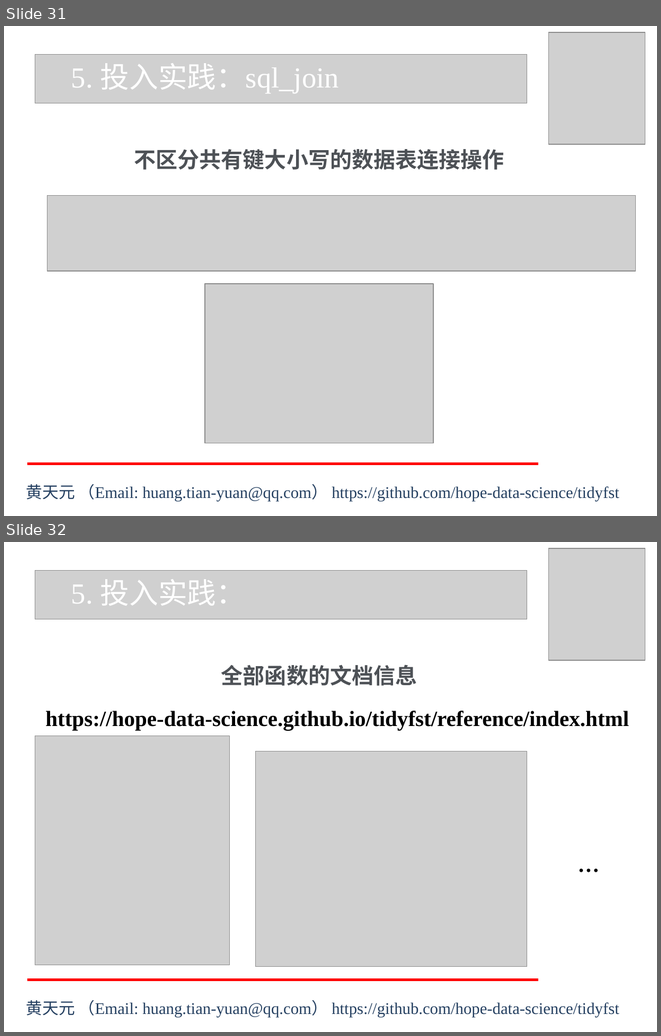
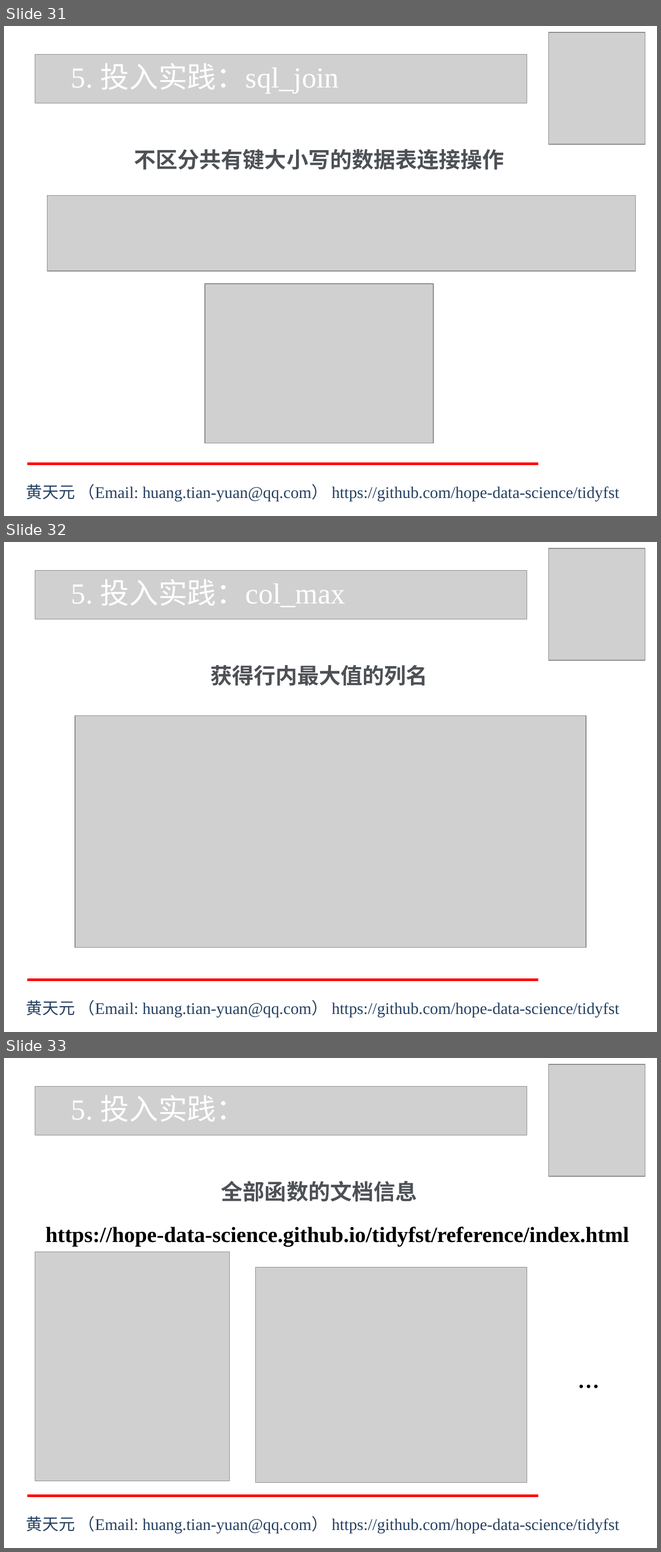
Before and after one commit to hope-data-science/tidyfst, a slide deck: docs/tidyfst-Rconf.pptx. Shown one above the other, each under a label of ours: slides 31 and 32 before the commit, slides 31, 32 and 33 after it. The pictures are 661x1036 and 661x1552 pixels, drawn with LibreOffice and Linux fonts; fonts in the diff are those of the drawing; grey boxes stand for pictures. Boxes give left, top, right and bottom in pixels: in the first picture for what was removed or moved away, otherwise in the second. Text is boxed around its words. In the diff, an @@ line names an element or a change of style, - is before the commit and + after.

```diff
--- a/docs/tidyfst-Rconf.pptx
+++ b/docs/tidyfst-Rconf.pptx
@@ slide 32 added at [4, 542, 657, 1032], background #FFFFFF @@
@@ picture added at [548, 548, 645, 660] @@
@@ picture added at [35, 570, 527, 619] @@
@@ text added at [71, 579, 346, 607], 32 pt, text #FFFFFF @@
+5. 投入实践：col_max
@@ text added at [210, 665, 428, 686], 24 pt, text #4D5156, bold @@
+获得行内最大值的列名
@@ picture added at [75, 716, 586, 947] @@
@@ line added from (27, 979) to (538, 979), #FF0000 3 pt @@
@@ text added at [26, 1000, 619, 1017], 18 pt, text #254061 @@
+黄天元 （Email: huang.tian-yuan@qq.com） https://github.com/hope-data-science/tidyfst
@@ what was slide 32 is now slide 33 @@
```
Also in this commit, not shown: 1 slide changed.
